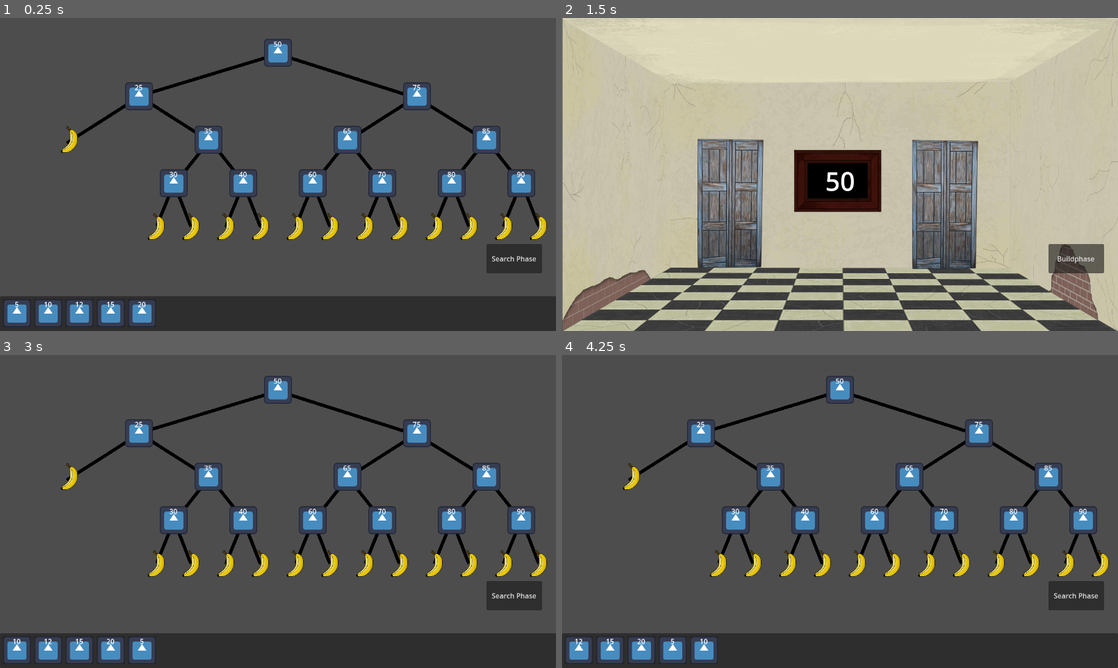
Above: before the commit, frames 1-4 (two rows, left to right).
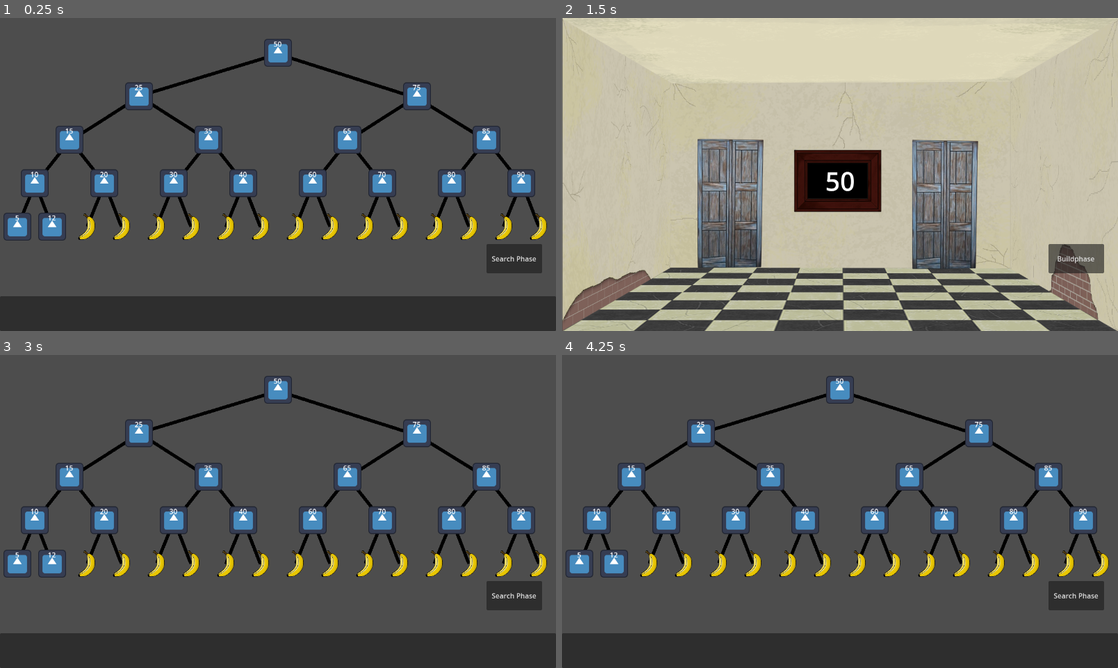
Above: after the commit, the same moments.

Repository: Combativ/AlgoDitTutorial
Game: Godot game, scene res://scenes/main.tscn
Same seed, same stepped clock (60 frames per second), same inputs: the game is played once before the commit and once after it. The engine's default icon, where the game draws it, is replaced by a stand-in: a white triangle on a blue panel in a dark square.
Inputs (mouse positions are in pixels of both pictures, inside the frame that each line leads up to):
- Up to frame 1 (0.25 s): no input
- Up to frame 2 (1.5 s): click (578, 312) at 0.52 s; click "Search Phase" at 1.25 s
- Up to frame 3 (3 s): click (383, 542) at 2.02 s; click "Buildphase" at 2.75 s
- Up to frame 4 (4.25 s): click (578, 649) at 3.52 s

The runs differ from the first frame. In frame 1, 3.8% of the frame differs, in the area x 0-28%, y 34-99%; in frame 2, nothing differs; in frame 3, 3.8%; in frame 4, 3.8%.

Commit message:
Added target_room as export var of level
Also made the level accessible in the global script

Diff:
--- a/globals/global.gd
+++ b/globals/global.gd
@@ -4,11 +4,11 @@
 
 # This variable references the root of the tree of the build phase.
 # It is updated with every new level
-var tree_root: SnapTargetNode = null:
-	set(node):
-		tree_root = node
-	get():
-		return tree_root
+var tree_root: SnapTargetNode = null
+
+# This variable references the level and is updated when a new level
+# is loaded
+var current_level: Level = null
 
 ##stores the References of the SnapTargetNodes of the rooms the Player through in the search phase
 ##resets every time the search phase is entered
--- a/scenes/build_phase/scenes/level_1.tscn
+++ b/scenes/build_phase/scenes/level_1.tscn
@@ -6,8 +6,9 @@
 [ext_resource type="Texture2D" uid="uid://cw3710glxvp2k" path="res://icon_small.svg" id="3_bpbfc"]
 [ext_resource type="PackedScene" uid="uid://dhrv6jgwyaplb" path="res://scenes/build_phase/scenes/room_miniature.tscn" id="4_bvggk"]
 
-[node name="Level1" type="Node2D"]
+[node name="Level1" type="Node2D" node_paths=PackedStringArray("target_room")]
 script = ExtResource("1_6uj8a")
+target_room = NodePath("RoomMiniatureContainer/RoomMiniature12")
 lock_predefined_nodes_in_tree = true
 
 [node name="Tree" type="Node2D" parent="."]
@@ -20,14 +21,17 @@
 position = Vector2(-320, 100)
 snapTarget_snapperObject = NodePath("../../../RoomMiniatureContainer/RoomMiniature25")
 
-[node name="lChild" parent="Tree/root/lChild" instance=ExtResource("1_lr2ig")]
+[node name="lChild" parent="Tree/root/lChild" node_paths=PackedStringArray("snapTarget_snapperObject") instance=ExtResource("1_lr2ig")]
 position = Vector2(-160, 100)
-
-[node name="lChild" parent="Tree/root/lChild/lChild" instance=ExtResource("1_lr2ig")]
+snapTarget_snapperObject = NodePath("../../../../RoomMiniatureContainer/RoomMiniature15")
+
+[node name="lChild" parent="Tree/root/lChild/lChild" node_paths=PackedStringArray("snapTarget_snapperObject") instance=ExtResource("1_lr2ig")]
 position = Vector2(-80, 100)
-
-[node name="lChild" parent="Tree/root/lChild/lChild/lChild" instance=ExtResource("1_lr2ig")]
-position = Vector2(-40, 100)
+snapTarget_snapperObject = NodePath("../../../../../RoomMiniatureContainer/RoomMiniature10")
+
+[node name="lChild" parent="Tree/root/lChild/lChild/lChild" node_paths=PackedStringArray("snapTarget_snapperObject") instance=ExtResource("1_lr2ig")]
+position = Vector2(-40, 100)
+snapTarget_snapperObject = NodePath("../../../../../../RoomMiniatureContainer/RoomMiniature5")
 
 [node name="Line" type="Sprite2D" parent="Tree/root/lChild/lChild/lChild/lChild"]
 self_modulate = Color(0, 0, 0, 1)
@@ -37,8 +41,9 @@
 scale = Vector2(1.67772, 0.119269)
 texture = ExtResource("3_bpbfc")
 
-[node name="rChild" parent="Tree/root/lChild/lChild/lChild" instance=ExtResource("1_lr2ig")]
-position = Vector2(40, 100)
+[node name="rChild" parent="Tree/root/lChild/lChild/lChild" node_paths=PackedStringArray("snapTarget_snapperObject") instance=ExtResource("1_lr2ig")]
+position = Vector2(40, 100)
+snapTarget_snapperObject = NodePath("../../../../../../RoomMiniatureContainer/RoomMiniature12")
 
 [node name="Line" type="Sprite2D" parent="Tree/root/lChild/lChild/lChild/rChild"]
 self_modulate = Color(0, 0, 0, 1)
@@ -56,8 +61,9 @@
 scale = Vector2(2.04131, 0.119269)
 texture = ExtResource("3_bpbfc")
 
-[node name="rChild" parent="Tree/root/lChild/lChild" instance=ExtResource("1_lr2ig")]
+[node name="rChild" parent="Tree/root/lChild/lChild" node_paths=PackedStringArray("snapTarget_snapperObject") instance=ExtResource("1_lr2ig")]
 position = Vector2(80, 100)
+snapTarget_snapperObject = NodePath("../../../../../RoomMiniatureContainer/RoomMiniature20")
 
 [node name="lChild" parent="Tree/root/lChild/lChild/rChild" instance=ExtResource("1_lr2ig")]
 position = Vector2(-40, 100)
@@ -362,27 +368,27 @@
 offset_right = 1280.0
 offset_bottom = 720.0
 
-[node name="RoomMiniature5" parent="Inventory" instance=ExtResource("4_bvggk")]
-position = Vector2(0, -1280)
+[node name="RoomMiniatureContainer" type="Node2D" parent="."]
+
+[node name="RoomMiniature5" parent="RoomMiniatureContainer" instance=ExtResource("4_bvggk")]
+position = Vector2(0, -640)
 number = 5
 
-[node name="RoomMiniature10" parent="Inventory" instance=ExtResource("4_bvggk")]
-position = Vector2(0, -1280)
+[node name="RoomMiniature10" parent="RoomMiniatureContainer" instance=ExtResource("4_bvggk")]
+position = Vector2(0, -640)
 number = 10
 
-[node name="RoomMiniature12" parent="Inventory" instance=ExtResource("4_bvggk")]
-position = Vector2(0, -1280)
+[node name="RoomMiniature12" parent="RoomMiniatureContainer" instance=ExtResource("4_bvggk")]
+position = Vector2(0, -640)
 number = 12
 
-[node name="RoomMiniature15" parent="Inventory" instance=ExtResource("4_bvggk")]
-position = Vector2(0, -1280)
+[node name="RoomMiniature15" parent="RoomMiniatureContainer" instance=ExtResource("4_bvggk")]
+position = Vector2(0, -640)
 number = 15
 
-[node name="RoomMiniature20" parent="Inventory" instance=ExtResource("4_bvggk")]
-position = Vector2(0, -1280)
+[node name="RoomMiniature20" parent="RoomMiniatureContainer" instance=ExtResource("4_bvggk")]
+position = Vector2(0, -640)
 number = 20
-
-[node name="RoomMiniatureContainer" type="Node2D" parent="."]
 
 [node name="RoomMiniature25" parent="RoomMiniatureContainer" instance=ExtResource("4_bvggk")]
 number = 25
--- a/scenes/build_phase/scripts/level.gd
+++ b/scenes/build_phase/scripts/level.gd
@@ -8,6 +8,10 @@
 @onready var main = get_tree().get_root().get_node("Main")
 
 
+# the room the player has to find to finish the level
+# (must be set in the inspector)
+@export var target_room: RoomMiniature = null
+
 
 # variables to enable/disable functions. These must be set
 # in the inspector, for each level
@@ -15,12 +19,6 @@
   # lock all tree nodes that have been set in the editor, during design-time
   # The player can only move tree nodes he has placed himself
 @export var lock_predefined_nodes_in_tree: bool = false
-
-  # usually only part of the tree is shown and when you place a room, the
-  # tree expands. With show_entire_tree all room "slots" are shown and you can
-  # place rooms anywhere. This induces a check that all rooms are connected, before
-  # moving to the search phase
-#@export var show_entire_tree: bool = false
 
   # if sorted_insertion is true, nodes will always insert in their sorted position,
   # independent of where the player put it. If the sorted position can't be
@@ -42,6 +40,8 @@
 func _ready() -> void:
 	# Update the tree root reference
 	Global.tree_root = tree_root_node
+	# Update the level reference
+	Global.current_level = self
 
 	if (lock_predefined_nodes_in_tree == true):
 		await main.ready
